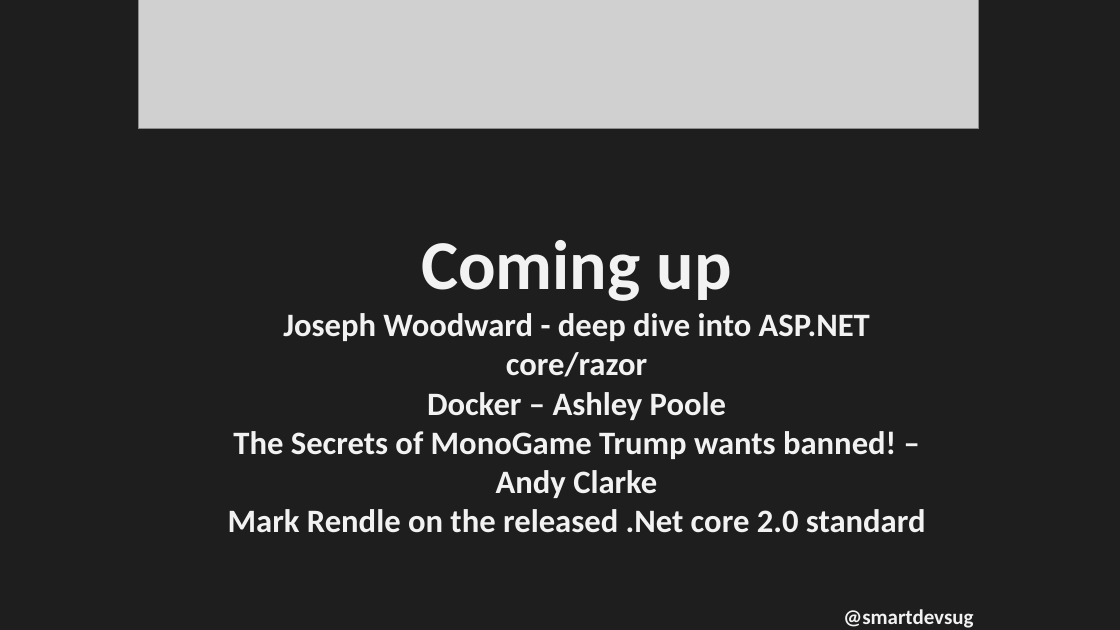
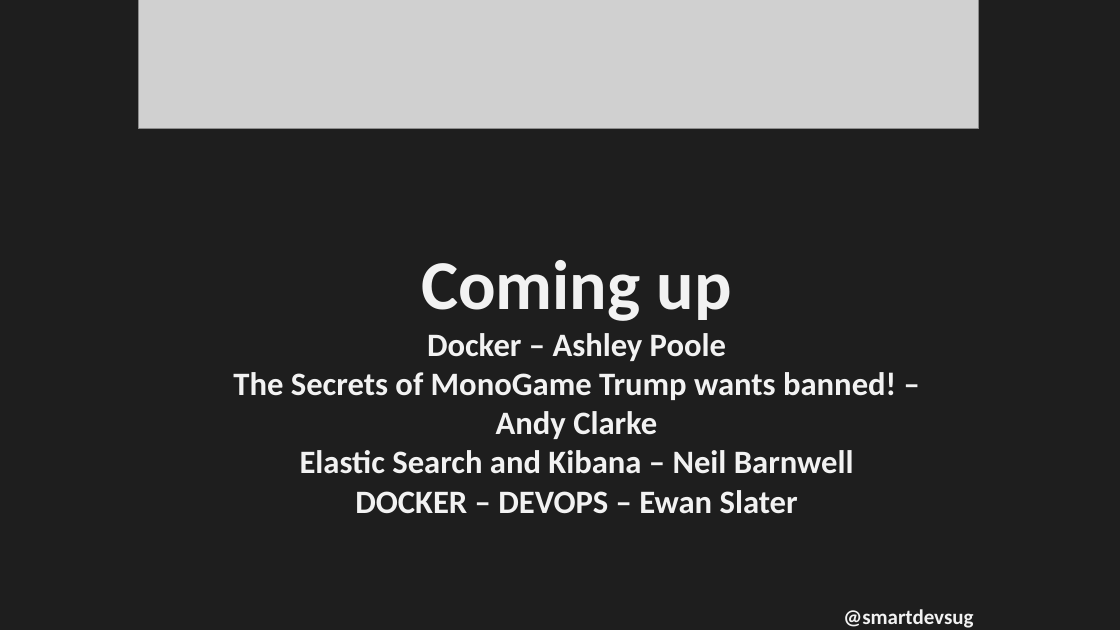
Before and after one commit to rippo/smartdevs, a slide deck: slide 5 of WelcomePresentation-SmartDevs.pptx. Drawn at 1120x630 pixels with LibreOffice and Linux fonts; fonts in the diff are those of the drawing; grey boxes stand for pictures. Boxes give left, top, right and bottom in pixels: in the first picture for what was removed or moved away, otherwise in the second. Text is boxed around its words. In the diff, an @@ line names an element or a change of style, - is before the commit and + after.

```diff
--- a/WelcomePresentation-SmartDevs.pptx
+++ b/WelcomePresentation-SmartDevs.pptx
@@ text at bbox=[233, 260, 896, 514]: text changed @@
-Coming up
-Joseph Woodward - deep dive into ASP.NET core/razor
-Docker – Ashley Poole
-The Secrets of MonoGame Trump wants banned! – Andy Clarke
-Mark Rendle on the released .Net core 2.0 standard
+Coming up
+Docker – Ashley Poole
+The Secrets of MonoGame Trump wants banned! – Andy Clarke
+Elastic Search and Kibana – Neil Barnwell
+DOCKER – DEVOPS – Ewan Slater
```
Also in this commit, not shown: 1 other slide changed, 1 other file.
